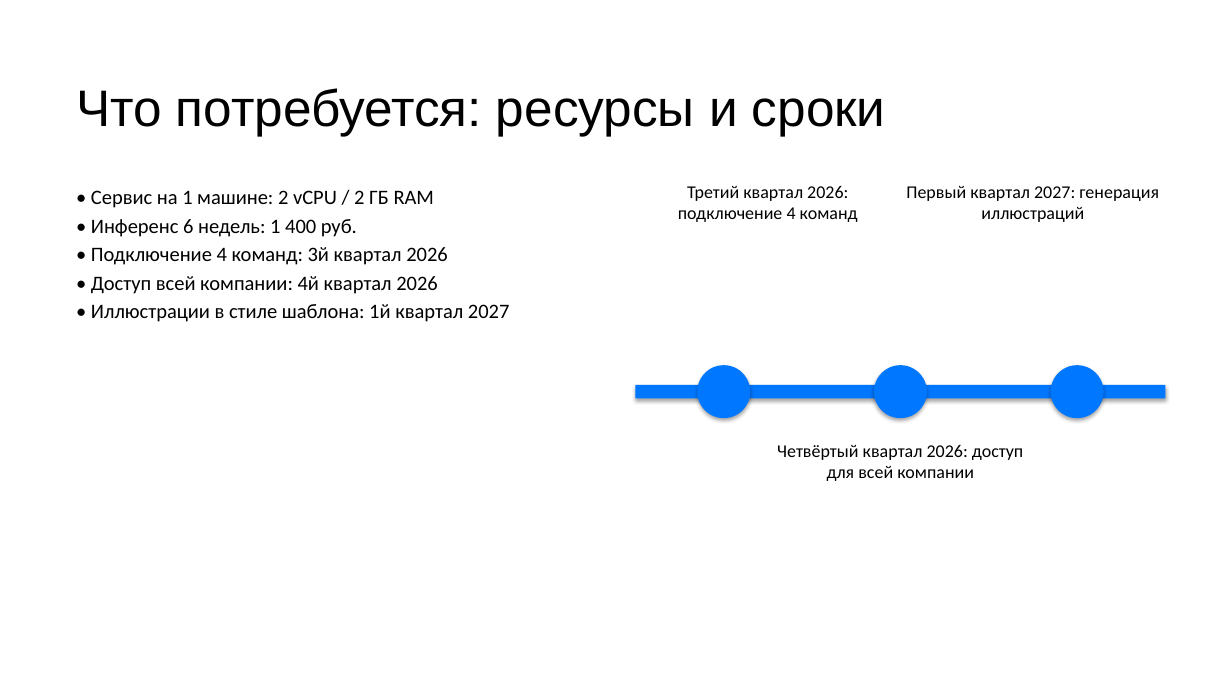
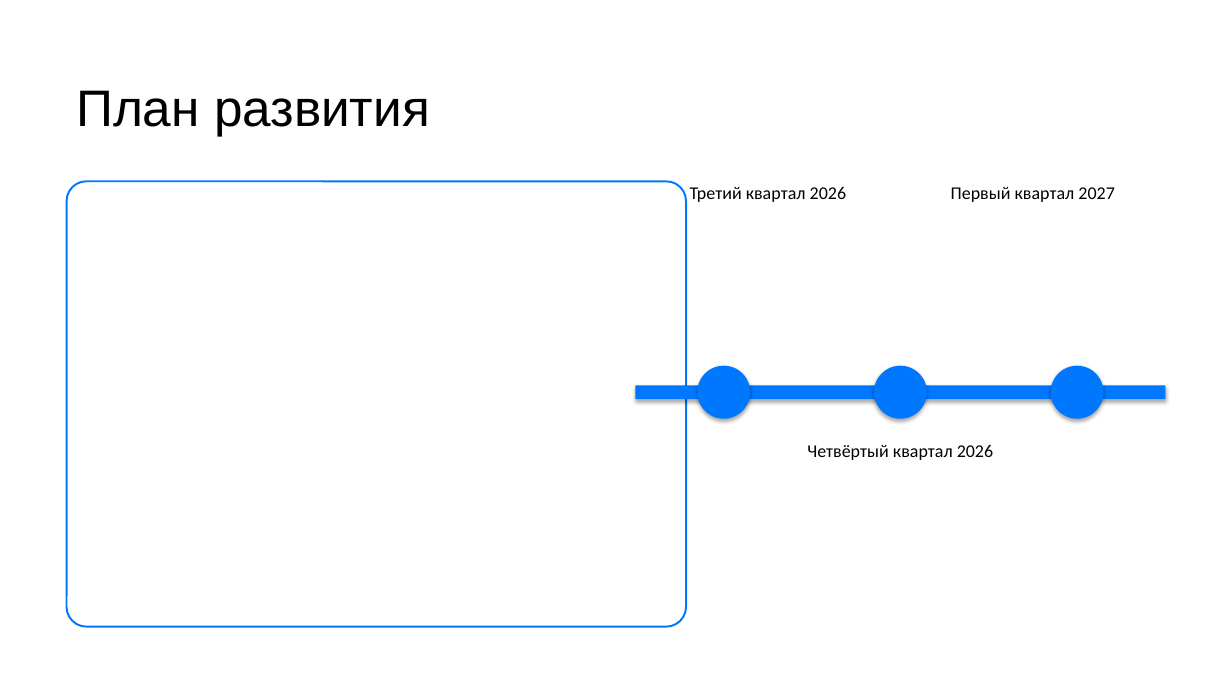
Before and after one commit to DiFoxenGit/-VKTechHackathon, a slide deck: slide 9 of samples/Шаблон_презентации_VK_Education__split.pptx (slide 5 before the commit). Drawn at 1232x693 pixels with LibreOffice and Linux fonts; fonts in the diff are those of the drawing. Boxes give left, top, right and bottom in pixels: in the first picture for what was removed or moved away, otherwise in the second. Text is boxed around its words. In the diff, an @@ line names an element or a change of style, - is before the commit and + after.

```diff
--- a/samples/Шаблон_презентации_VK_Education__split.pptx
+++ b/samples/Шаблон_презентации_VK_Education__split.pptx
@@ text at [76, 90, 430, 136]: text changed @@
-Что потребуется: ресурсы и сроки
+План развития
@@ rounded rectangle added at [67, 181, 686, 627], fill #FFFFFF, outline #0077FF 1.5 pt @@
@@ text removed at [91, 190, 509, 322] @@
-• Сервис на 1 машине: 2 vCPU / 2 ГБ RAM
-• Инференс 6 недель: 1 400 руб.
-• Подключение 4 команд: 3й квартал 2026
-• Доступ всей компании: 4й квартал 2026
-• Иллюстрации в стиле шаблона: 1й квартал 2027
@@ text at [690, 187, 846, 202]: text changed @@
-Третий квартал 2026: подключение 4 команд
+Третий квартал 2026
@@ text at [951, 187, 1114, 202]: text changed @@
-Первый квартал 2027: генерация иллюстраций
+Первый квартал 2027
@@ text at [807, 445, 993, 460]: text changed @@
-Четвёртый квартал 2026: доступ для всей компании
+Четвёртый квартал 2026
```
Also in this commit, not shown: 3 other slides changed, 8 slides added, 6 slides removed, 21 other files.
